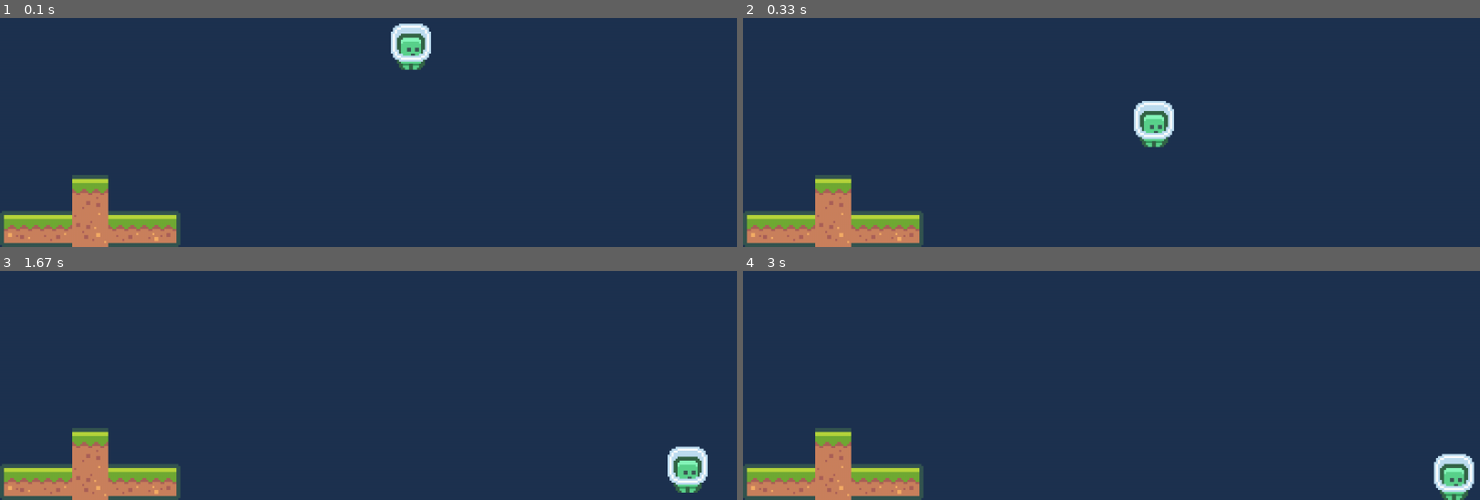
Above: before the commit, frames 1-4 (two rows, left to right).
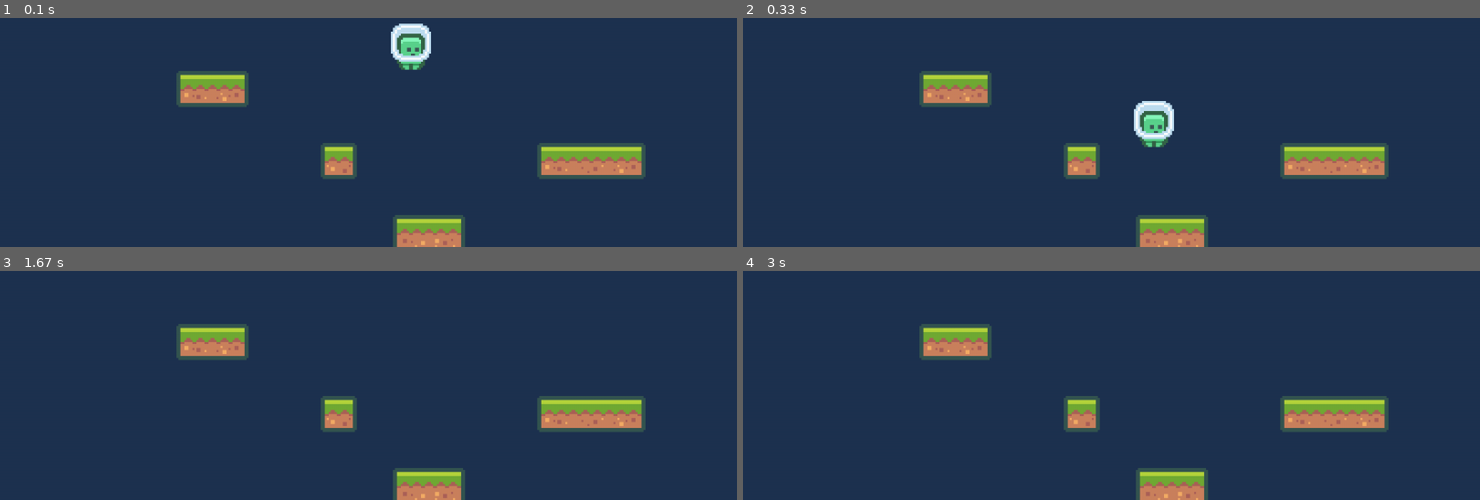
Above: after the commit, the same moments.

Repository: rschubkegel/pygame-hello-world
Game: pygame game, started from main.py
Two runs of this game, one before a commit and one after it. Both use one fixed random seed, a clock stepped at 60 frames per second and the inputs below.
Inputs:
- Up to frame 1 (0.1 s): no input
- Up to frame 2 (0.33 s): no input
- Up to frame 3 (1.67 s): hold Right 0.33-0.8 s; hold Up 0.83-1.13 s; hold Right 1.17-1.63 s
- Up to frame 4 (3 s): no input

The runs differ from the first frame. In frame 1, 10% of the frame differs, in the area x 0-88%, y 23-100%; in frame 2, 10%; in frame 3, 11%; in frame 4, 11%, in the area x 0-100%, y 23-100%.

Commit message:
Add collision

Diff:
--- a/levels/level0.csv
+++ b/levels/level0.csv
@@ -1,2 +1,6 @@
-  ,  ,cb,  ,
-ba,ca,cg,ca,da
+ba,da,  ,  ,  ,  ,  ,  ,  ,  ,  ,  ,
+  ,  ,  ,  ,  ,  ,  ,  ,  ,  ,  ,  ,
+  ,  ,  ,  ,aa,  ,  ,  ,  ,  ,ba,ca,da
+  ,  ,  ,  ,  ,  ,  ,  ,  ,  ,  ,  ,
+  ,  ,  ,  ,  ,  ,bb,db,  ,  ,  ,  ,
+  ,ba,ca,ca,ca,ca,ch,ch,ca,ca,ca,da,
--- a/main.py
+++ b/main.py
@@ -27,7 +27,7 @@
 tile_map = TileMap( \
     RegularSpritesheet("imgs/tiles_packed.png", 18, scale), \
     file_path="levels/level0.csv", \
-    pos=(0, screen_height))
+    pos=(screen_width // 2, (screen_height // 2) + 100))
 
 
 # initialize the game
@@ -51,10 +51,13 @@
         for event in pygame.event.get():
             if event.type == QUIT:
                 quit_game()
+            elif event.type == KEYDOWN:
+                if event.key == K_ESCAPE:
+                    quit_game()
 
         # physics
         clock.tick(60)
-        player.update()
+        player.update(tile_map.tile_group)
         tile_map.update((0, 0))
 
         # display
--- a/player.py
+++ b/player.py
@@ -59,14 +59,17 @@
         self.animations[name] = frames
 
 
-    def update(self):
+    '''
+    tiles:      the sprite group of tiles that the player can collide with
+    '''
+    def update(self, tiles):
 
         # move
         keys = pygame.key.get_pressed()
         self.change_x_speed(keys)
         self.change_y_speed(keys)
         self.rect.move_ip(self.speed)
-        self.bounce(pygame.display.Info(), 0.3)
+        self.bounce(tiles, 0.3)
 
         # update animation
         if (abs(self.speed[0]) > self.MAX_SPEED[0] * 0.9) and not self.jumping:
@@ -118,26 +121,24 @@
 
 
     '''
-    screen_info:    object from which to get bounds of window
-    bouciness:      how much the character should bounce,
-                    0 is none and 1 bounces full velocity
+    tiles:      sprite group of tiles this player can collide with
+    bouciness:  how much the character should bounce,
+                0 is none and 1 bounces full velocity
     '''
-    def bounce(self, screen_info, bounciness=0):
+    def bounce(self, tiles, bounciness=0):
 
-        # stop on L/R sides of screen
-        if self.rect.left < 0:
-            self.rect.left = 0
-            self.speed[0] *= -bounciness
+        # collide with tiles
+        for tile in pygame.sprite.spritecollide(self, tiles, False):
 
-        elif self.rect.right > screen_info.current_w:
-            self.rect.right = screen_info.current_w
-            self.speed[0] *= -bounciness
+            # bounce off top
+            if self.speed[1] >= self.rect.bottom - tile.rect.top:
+                self.rect.bottom = tile.rect.top
+                self.jumping = False
+                self.speed[1] *= -bounciness
 
-        # bounce on bottom of screen
-        if self.rect.bottom > screen_info.current_h:
-            self.rect.bottom = screen_info.current_h
-            self.speed[1] *= -bounciness
-            self.jumping = False
+            # TODO bounce off sides
+            else:
+                pass
 
 
     '''
--- a/tile_map.py
+++ b/tile_map.py
@@ -13,7 +13,7 @@
     sheet:      a regular sprite sheet from which to load tiles
     file_path:  a file from which to load level data;
                 if this is not given, tile map *will* randomly generate
-    pos:        a tuple with x,y values of the bottom-left position of the map
+    pos:        a tuple with x,y values of the center of the map
     '''
     def __init__(self, sheet, file_path=None, pos=(0, 0)):
 
@@ -33,7 +33,7 @@
     sheet:      a regular sprite sheet from which to load tiles
     file_path:  a file from which to load level data;
                 if this is not given, tile map *will* randomly generate
-    pos:        a tuple with x,y values of the bottom-left position of the map
+    pos:        a tuple with x,y values of the center of the map
     '''
     def load_from_file(self, sheet, file_path, pos):
 
@@ -47,6 +47,7 @@
 
             # iterate through columns
             j = 0
+            col_count = len(data)
             for item in data:
 
                 # calculate image col,row in sprite sheet from CSV cell
@@ -54,16 +55,27 @@
                 #  where a = 0, b = 2, etc.)
                 sheet_col = ord(item[0]) - ord("a")
                 sheet_row = ord(item[1]) - ord("a")
-                tile_img = sheet.get_image(sheet_col, sheet_row)
 
-                # calculate tile rectangle
-                tile_rect = tile_img.get_rect()
-                tile_rect.left = pos[0] + (j * tile_rect.width)
-                tile_rect.bottom = pos[1] - ((row_count - 1) * \
-                    tile_rect.height) + (i * tile_rect.height)
+                # if CSV cell had two spaces instead of letters,
+                # don't make a tile here
+                if sheet_col >= 0:
 
-                # add tile to sprite group
-                self.tile_group.add(Tile(tile_img, tile_rect))
+                    # get tile image
+                    tile_img = sheet.get_image(sheet_col, sheet_row)
+
+                    # create tile rectangle
+                    tile_rect = tile_img.get_rect()
+
+                    # center the tiles
+                    tile_rect.centerx = pos[0] \
+                        - (((col_count - 1) * tile_rect.width) / 2) \
+                        + (j * tile_rect.width)
+                    tile_rect.centery = pos[1] \
+                        - (((row_count - 1) * tile_rect.height) / 2) \
+                        + (i * tile_rect.height)
+
+                    # add tile to sprite group
+                    self.tile_group.add(Tile(tile_img, tile_rect))
 
                 j += 1
 
